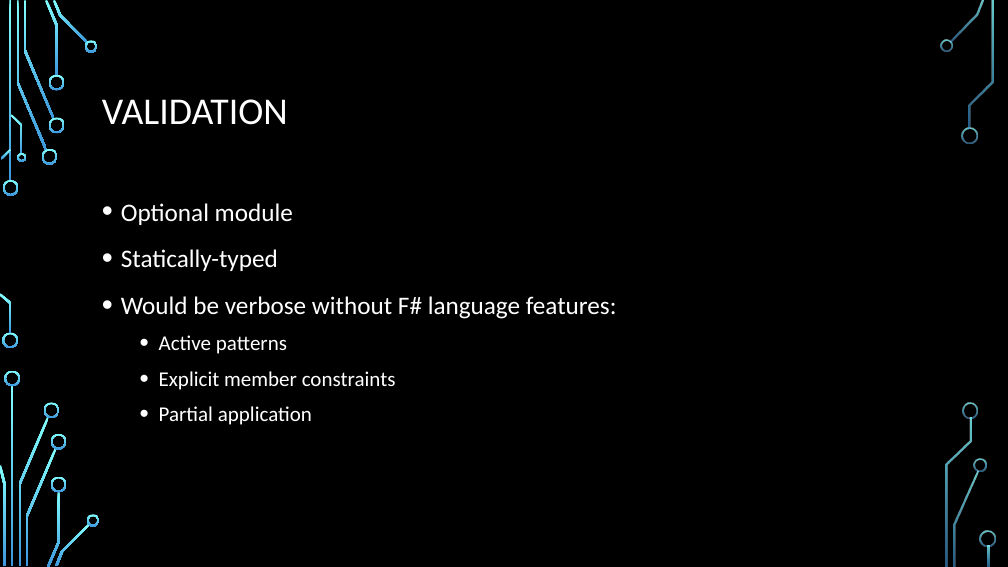
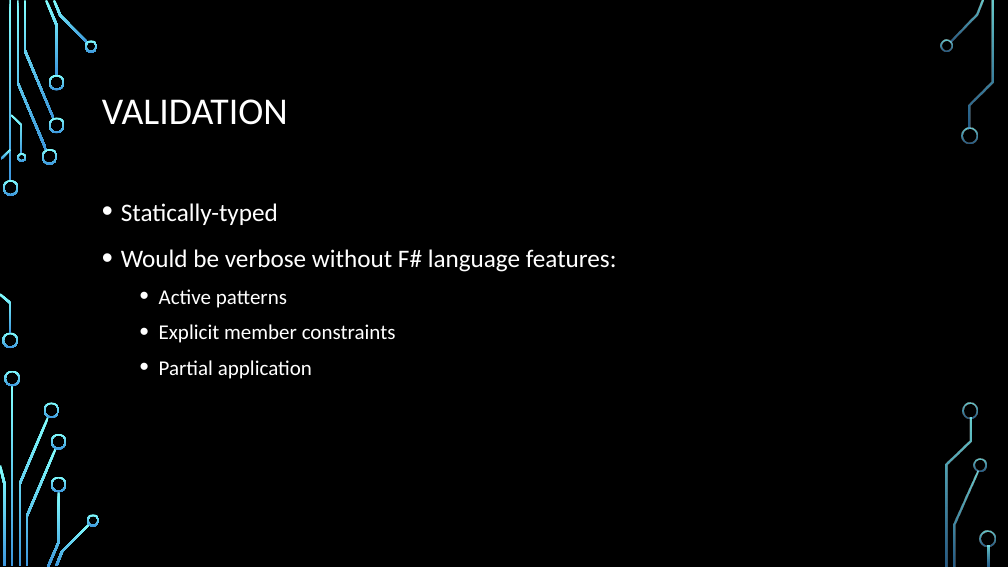
Before and after one commit to dmitry-a-morozov/fsharp-wpf-mvc-series, a slide deck: slide 18 of NYC Meetup.2013-04-23.pptx (slide 12 before the commit). Drawn at 1008x567 pixels with LibreOffice and Linux fonts; fonts in the diff are those of the drawing; background and template pictures are left out. Boxes give left, top, right and bottom in pixels: in the first picture for what was removed or moved away, otherwise in the second. Text is boxed around its words. In the diff, an @@ line names an element or a change of style, - is before the commit and + after.

```diff
--- a/NYC Meetup.2013-04-23.pptx
+++ b/NYC Meetup.2013-04-23.pptx
@@ text at [121, 203, 293, 225]: paragraph removed @@
-• Optional module
```
Also in this commit, not shown: 5 other slides changed, 1 slide removed, 13 other files.
